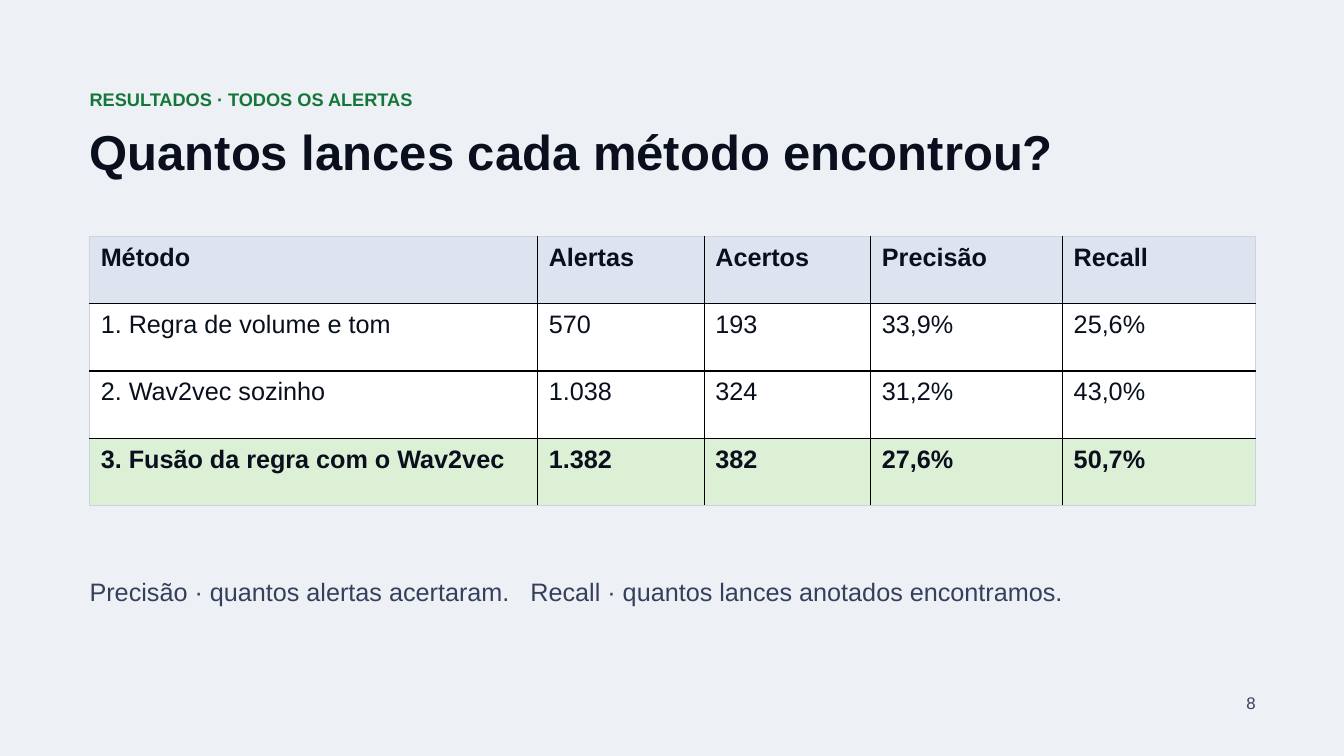
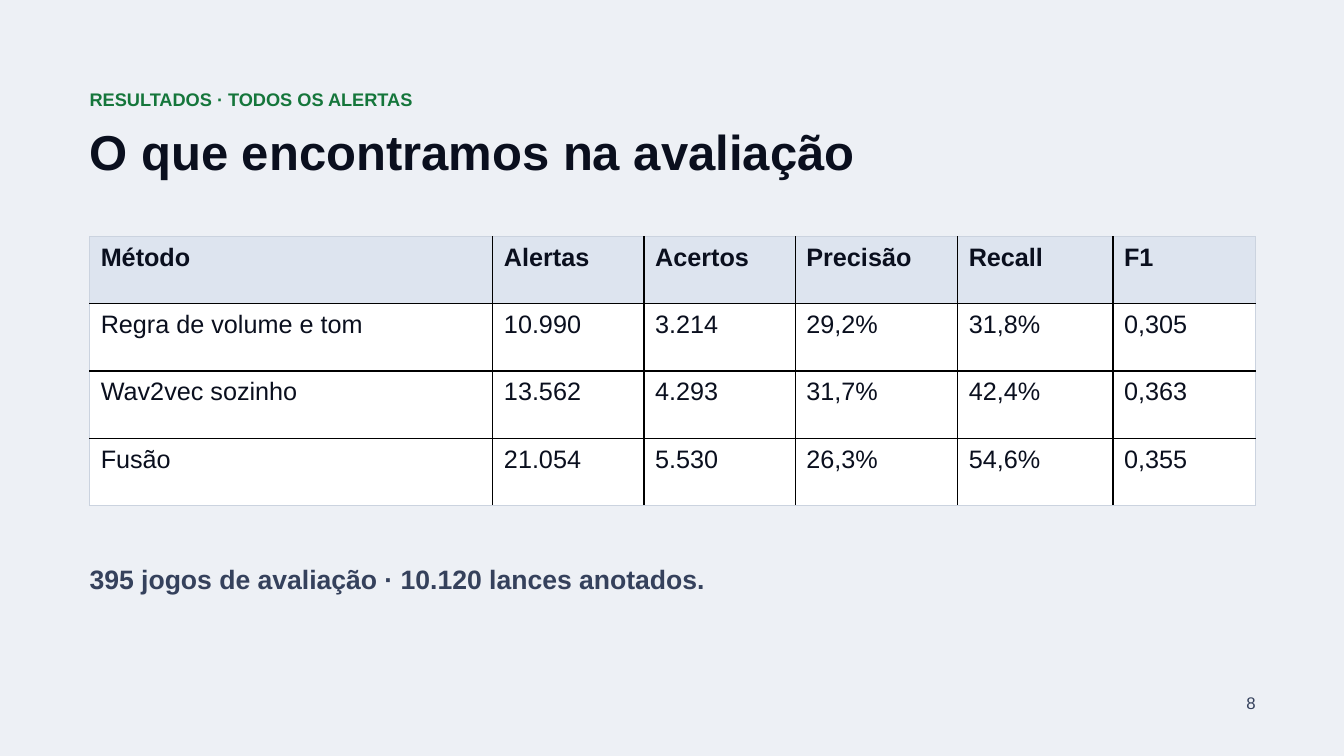
Before and after one commit to orlowf/PDSI-2026, a slide deck: slide 8 of slides/checkpoint-2/Signal-FC-Checkpoint-2.pptx. Drawn at 1344x756 pixels with LibreOffice and Linux fonts; fonts in the diff are those of the drawing. Boxes give left, top, right and bottom in pixels: in the first picture for what was removed or moved away, otherwise in the second. Text is boxed around its words. In the diff, an @@ line names an element or a change of style, - is before the commit and + after.

```diff
--- a/slides/checkpoint-2/Signal-FC-Checkpoint-2.pptx
+++ b/slides/checkpoint-2/Signal-FC-Checkpoint-2.pptx
@@ text at box(90, 134, 855, 180): text changed @@
-Quantos lances cada método encontrou?
+O que encontramos na avaliação
@@ table at box(90, 237, 1256, 506) @@
-column 1: Método | 1. Regra de volume e tom | 2. Wav2vec sozinho | 3. Fusão da regra com o Wav2vec
-column 2: Alertas | 570 | 1.038 | 1.382
-column 3: Acertos | 193 | 324 | 382
-column 4: Precisão | 33,9% | 31,2% | 27,6%
-column 5: Recall | 25,6% | 43,0% | 50,7%
+column 1: Método | Regra de volume e tom | Wav2vec sozinho | Fusão
+column 2: Alertas | 10.990 | 13.562 | 21.054
+column 3: Acertos | 3.214 | 4.293 | 5.530
+column 4: Precisão | 29,2% | 31,7% | 26,3%
+column 5: Recall | 31,8% | 42,4% | 54,6%
+column 6: F1 | 0,305 | 0,363 | 0,355
@@ text at box(90, 569, 704, 594): text changed; size 18 to 19 pt; bold on @@
-Precisão · quantos alertas acertaram. Recall · quantos lances anotados encontramos.
+395 jogos de avaliação · 10.120 lances anotados.
```
Also in this commit, not shown: 2 other slides changed, 3 slides added, 3 slides removed, 17 other files.
